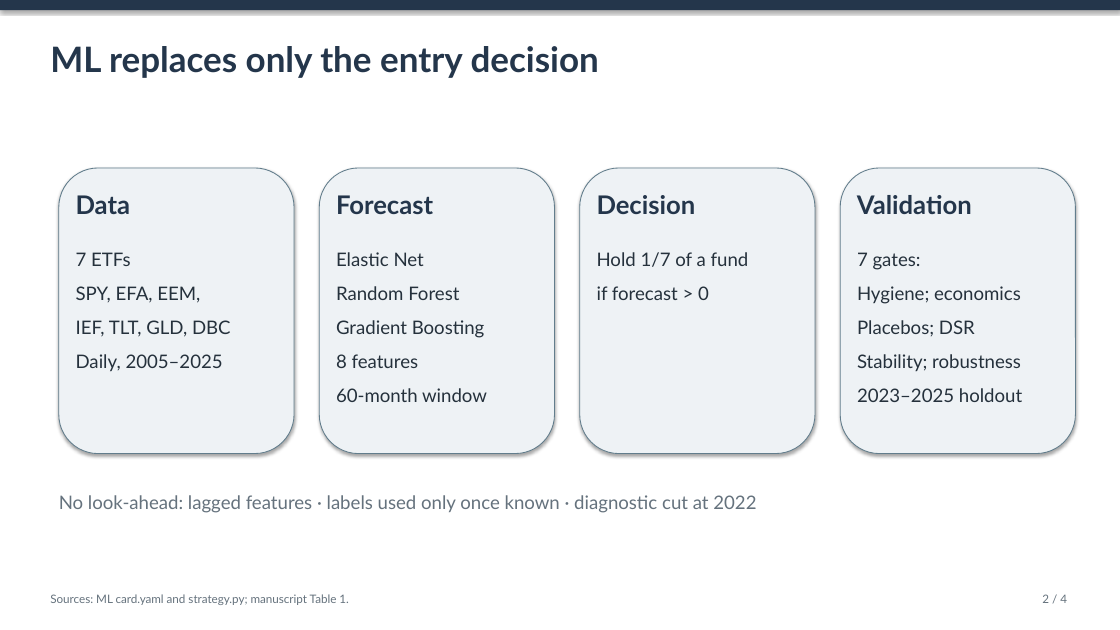
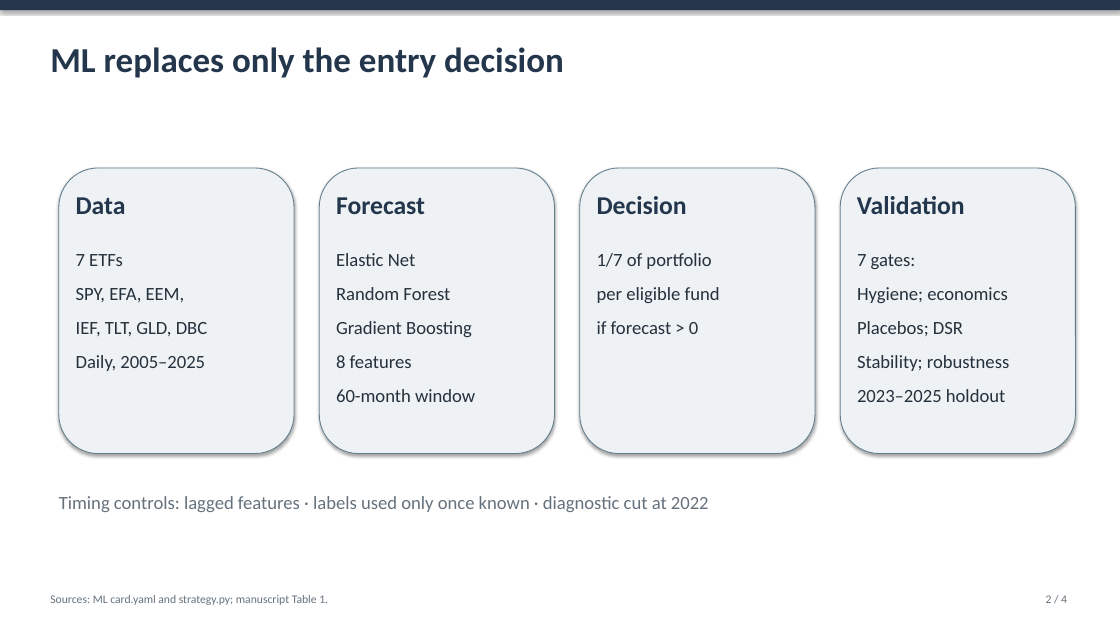
Before and after one commit to anasch2026/AI_FINANCE_INDIVIDUAL_PROJECT, a slide deck: slide 2 of capstone/presentation.pptx. Drawn at 1120x630 pixels with LibreOffice and Linux fonts; fonts in the diff are those of the drawing. Boxes give left, top, right and bottom in pixels: in the first picture for what was removed or moved away, otherwise in the second. Text is boxed around its words. In the diff, an @@ line names an element or a change of style, - is before the commit and + after.

Commit message:
capstone: final manuscript and defence review
Editorial and Office layout corrections after full comparison with the official rubric. 784 consistency checks pass. Frozen research inputs, financial and forecast CSVs, and all manuscript figures remain unchanged; no experiment or estimator was run. Review by Anas Chantah.

```diff
--- a/capstone/presentation.pptx
+++ b/capstone/presentation.pptx
@@ text at [597, 253, 720, 303]: text changed; font Lato to Calibri @@
-Hold 1/7 of a fund
+1/7 of portfolio
+per eligible fund
@@ font Lato to Calibri in 10 elements at [50, 47, 564, 78], [50, 595, 328, 605], [1046, 595, 1067, 603], [76, 197, 126, 214], [76, 254, 208, 371], [336, 197, 425, 214], [336, 253, 475, 402], [597, 196, 687, 214], [857, 196, 965, 214], [857, 254, 1009, 402] @@
@@ text at [597, 321, 698, 334]: font Lato to Calibri in "if forecast > 0" @@
@@ text at [59, 496, 709, 512]: text changed; font Lato to Calibri @@
-No look-ahead: lagged features · labels used only once known · diagnostic cut at 2022
+Timing controls: lagged features · labels used only once known · diagnostic cut at 2022
```
Also in this commit, not shown: 3 other slides changed, 16 other files.
